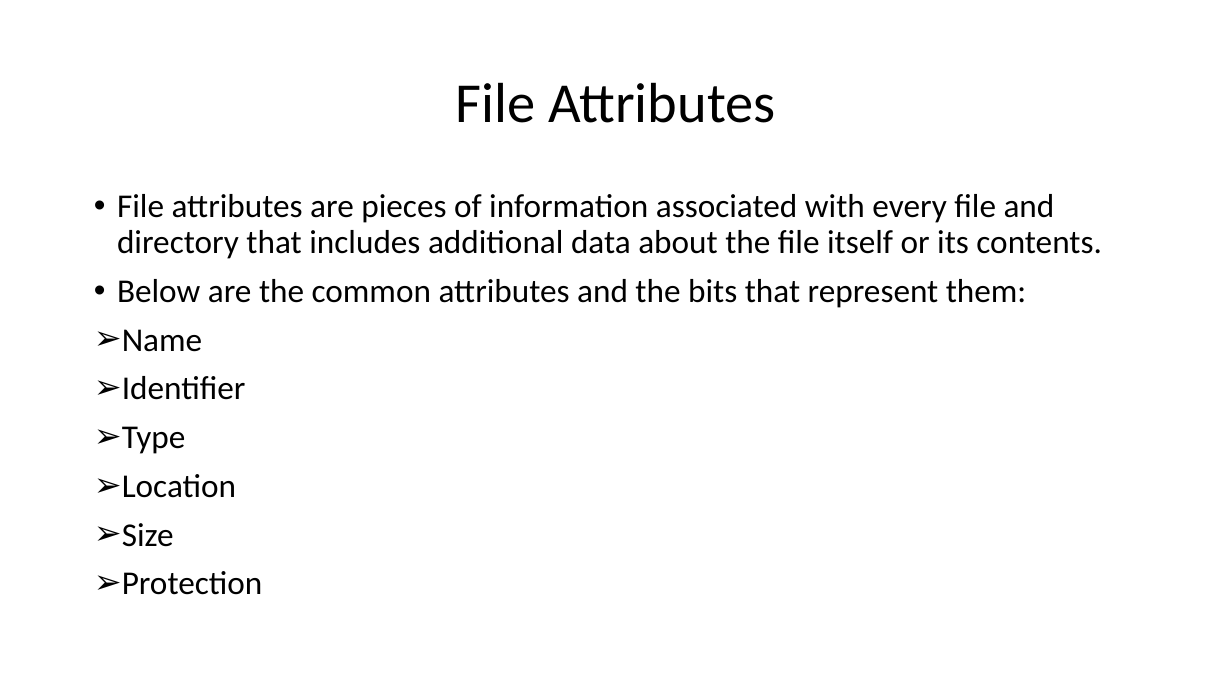
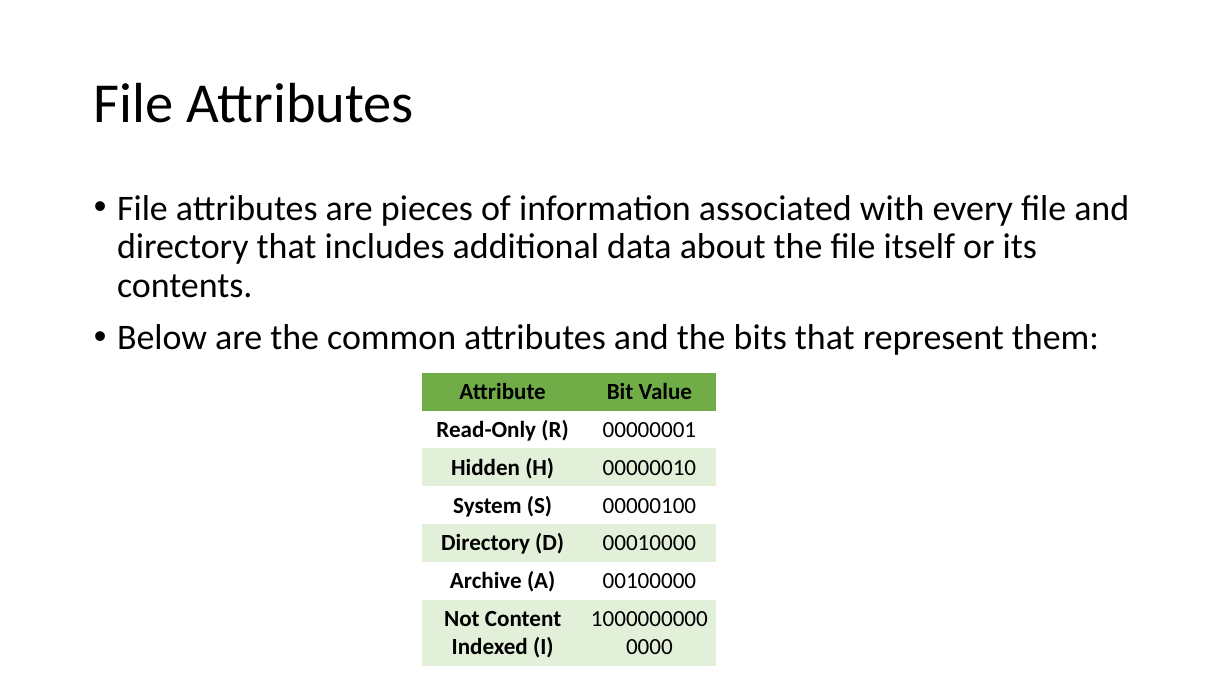
Before and after one commit to amolhadkar71/PPT-s, a slide deck: slide 1 of Types of File System.pptx (slide 3 before the commit). Drawn at 1232x693 pixels with LibreOffice and Linux fonts; fonts in the diff are those of the drawing. Boxes give left, top, right and bottom in pixels: in the first picture for what was removed or moved away, otherwise in the second. Text is boxed around its words. In the diff, an @@ line names an element or a change of style, - is before the commit and + after.

```diff
--- a/Types of File System.pptx
+++ b/Types of File System.pptx
@@ title "File Attributes" at <box>94,82,414,123</box>: alignment centre to left @@
@@ text "File attributes are pieces of ..." at <box>117,195,1129,355</box>: size 25.9 to 28 pt @@
@@ text at <box>122,329,263,595</box>: paragraphs removed @@
-➢ Name
-➢ Identifier
-➢ Type
-➢ Location
-➢ Size
-➢ Protection
@@ table added at <box>422,372,716,662</box>, 7 rows, 2 columns @@
+Attribute | Bit Value
+Read-Only (R) | 00000001
+Hidden (H) | 00000010
+System (S) | 00000100
+Directory (D) | 00010000
+Archive (A) | 00100000
+Not Content Indexed (I) | 10000000000000
```
Also in this commit, not shown: 8 other slides changed, 2 slides added, 6 slides removed, 2 other files.
